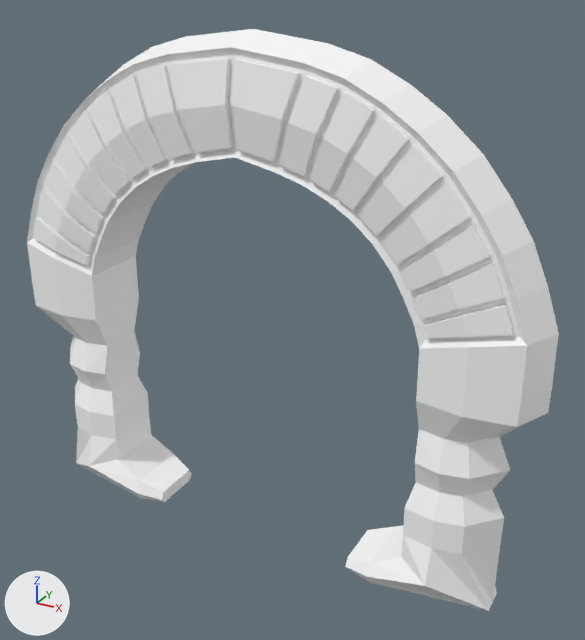
Renders of the Blender file RomanArzyle/Archway.blend from each side of a commit.
The view is the same before and after, from a camera (50 mm lens) standing at (6.02, -9.86, 7.3) and looking at (0.5, 0.18, 2.28). The axes (+X, +Y, +Z) are drawn at lower left. The lights are the same throughout.
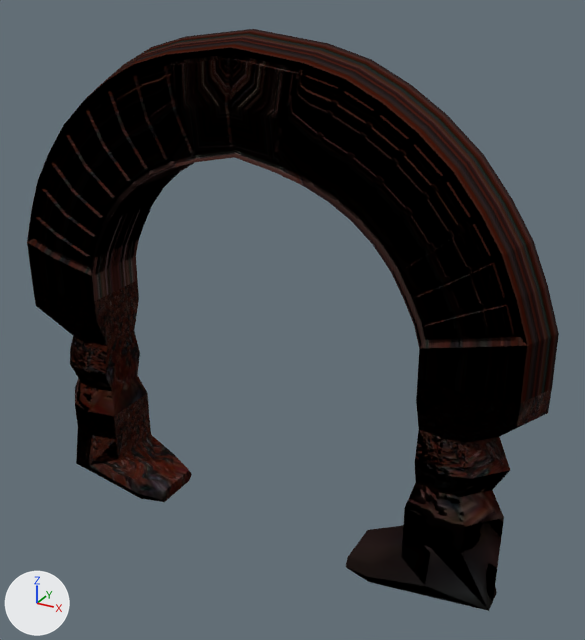
Pixel boxes (x1, y1, x2, y2) of what changed, in the pictures (585 x 640 px):
```json
{"object": "Cube.001", "change": "surface changed", "before": [27, 29, 559, 611], "after": [27, 29, 559, 611], "on screen": "white to black"}
```

Edits to the scene script, one JSON object a line:
```json
{"op": "add", "block": "img_darkredblack_n_jpg", "code": ["img_darkredblack_n_jpg = load_image('DarkredBlack_N.jpg', 'Textures/DarkredBlack_N.jpg', 2048, 1365, 'sRGB')"]}
{"op": "add", "block": "img_darkredblack_s_jpg", "code": ["img_darkredblack_s_jpg = load_image('DarkredBlack_S.jpg', 'Textures/DarkredBlack_S.jpg', 2048, 1365, 'sRGB')"]}
{"block": "mat_material", "change": "nodes: BsdfPrincipled, OutputMaterial, ValToRGB"}
{"block": "mat_material", "change": "colours: white #ffffff"}
{"block": "mat_material", "change": "nodes: BsdfPrincipled, OutputMaterial, TexImage x2"}
{"block": "mat_material", "change": "uses the picture img_darkredblack_n_jpg"}
{"block": "mat_material", "change": "uses the picture img_darkredblack_s_jpg"}
```
